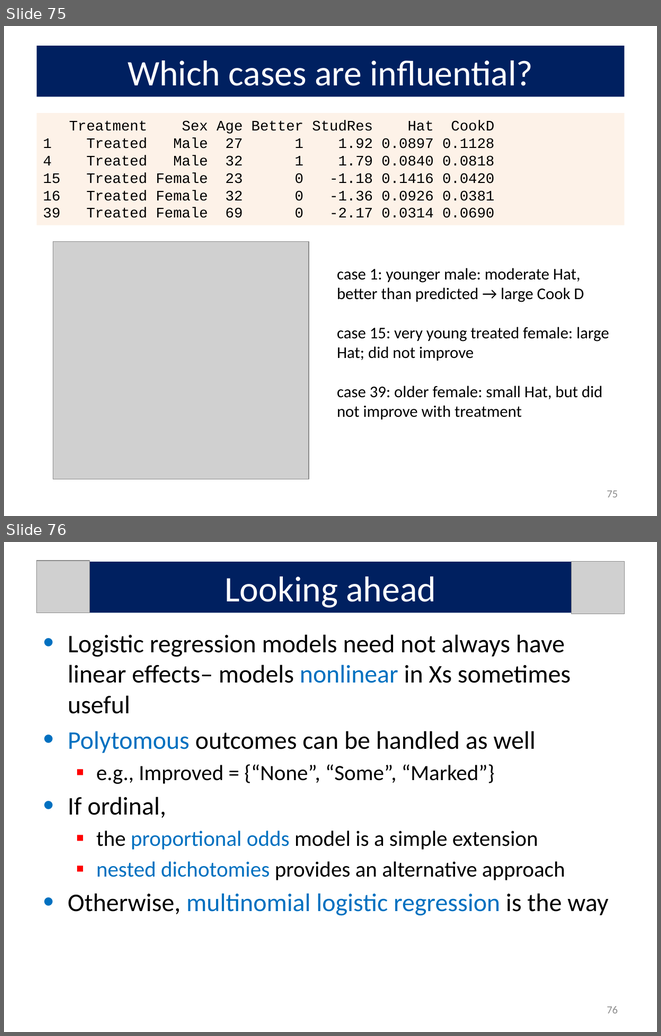
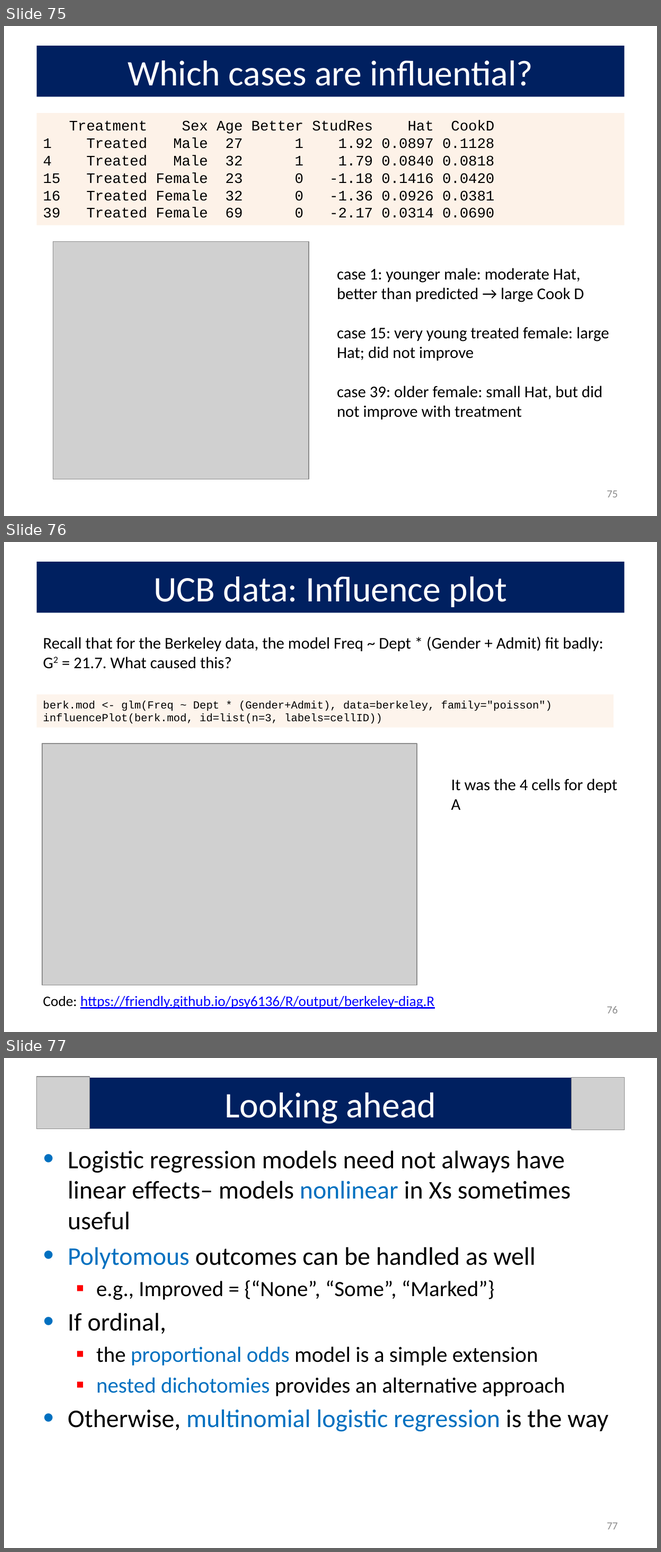
Before and after one commit to friendly/psy6136, a slide deck: lectures/06-Logistic.pptx. Shown one above the other, each under a label of ours: slides 75 and 76 before the commit, slides 75, 76 and 77 after it. The pictures are 661x1036 and 661x1552 pixels, drawn with LibreOffice and Linux fonts; fonts in the diff are those of the drawing; grey boxes stand for pictures. Boxes give left, top, right and bottom in pixels: in the first picture for what was removed or moved away, otherwise in the second. Text is boxed around its words. In the diff, an @@ line names an element or a change of style, - is before the commit and + after.

```diff
--- a/lectures/06-Logistic.pptx
+++ b/lectures/06-Logistic.pptx
@@ slide 76 added at (4, 542, 657, 1032), background #FFFFFF @@
@@ title added at (37, 562, 624, 612), fill #002060, 39.6 pt, text #FFFFFF @@
+UCB data: Influence plot
@@ text added at (43, 636, 603, 669), 18 pt, text #000000 @@
+Recall that for the Berkeley data, the model Freq ~ Dept * (Gender + Admit) fit badly: G2 = 21.7. What caused this?
@@ rectangle added at (37, 694, 613, 727), fill #FDEADA at 50% opacity, 12 pt, text #000000 @@
+berk.mod <- glm(Freq ~ Dept * (Gender+Admit), data=berkeley, family="poisson")
+influencePlot(berk.mod, id=list(n=3, labels=cellID))
@@ picture added at (42, 743, 417, 985) @@
@@ text added at (451, 778, 617, 810), 18 pt, text #000000 @@
+It was the 4 cells for dept A
@@ text added at (43, 996, 434, 1008), 16 pt, text #0000FF, underline @@
+Code: https://friendly.github.io/psy6136/R/output/berkeley-diag.R
@@ page number added at (607, 1006, 618, 1013), 12 pt, text #8C8C8C @@
+76
@@ what was slide 76 is now slide 77 @@
@@ page number at (607, 1522, 618, 1529): text changed @@
-76
+77
```
Also in this commit, not shown: 4 slides changed, 58 other files.
